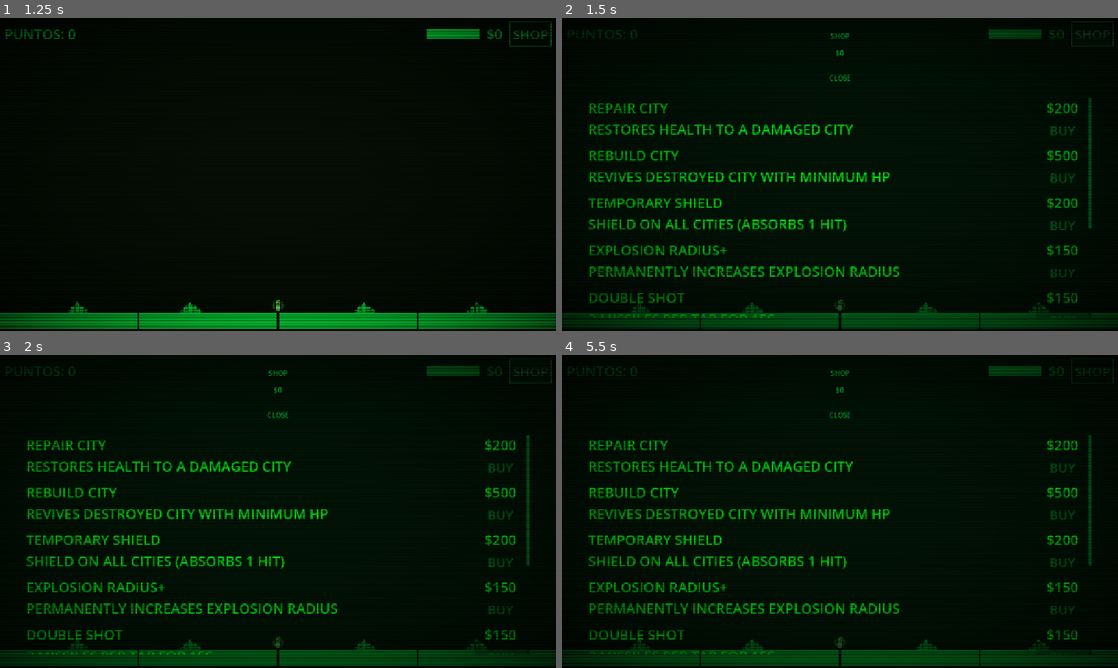
Above: before the commit, frames 1-4 (two rows, left to right).
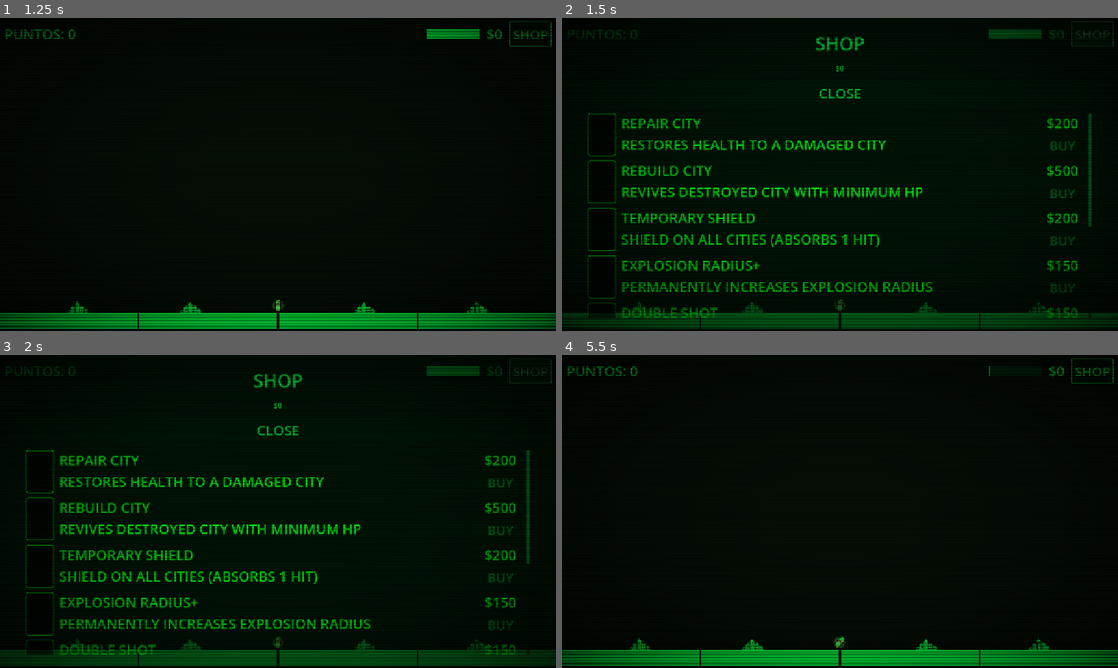
Above: after the commit, the same moments.

Repository: vpedrosa/programacion-dispositivos-moviles
Game: Godot game, scene res://scenes/screens/main_menu/main_menu.tscn
Two runs of this game, one before a commit and one after it. Both use one fixed random seed, a clock stepped at 60 frames per second and the inputs below.
Inputs (mouse positions are in pixels of both pictures, inside the frame that each line leads up to):
- Up to frame 1 (1.25 s): click "PLAY" at 0.5 s
- Up to frame 2 (1.5 s): click "SHOP" at 1.25 s
- Up to frame 3 (2 s): no input
- Up to frame 4 (5.5 s): click "SHOP" at 2 s; click "SHOP" at 2.75 s; move the mouse to (962, 495) at 3.52 s; click (962, 495) at 3.67 s; move the mouse to (728, 527) at 4.27 s; click (728, 527) at 4.42 s; move the mouse to (895, 442) at 5.02 s; click (895, 442) at 5.17 s

Frame 1 is identical in both runs. In frame 2, 12% of the frame differs, in the area x 4-96%, y 4-96%; in frame 3, 12%; in frame 4, 12%, in the area x 0-100%, y 1-100%.

Commit message:
feat #196 #197: iconos en botón HUD y objetos de la tienda
- Añade shop.png como icono del ShopButton en el HUD
- Añade icono enmarcado en cuadrado (Panel con borde Fallout) a cada
  objeto de la tienda: repair, rebuild, shield, radius, double, emp,
  cooldown, turret_speed

Closes #196
Closes #197

Diff:
--- a/city-defender/game/city-defender/scenes/ui/hud/hud.tscn
+++ b/city-defender/game/city-defender/scenes/ui/hud/hud.tscn
@@ -1,6 +1,7 @@
-[gd_scene load_steps=2 format=3]
+[gd_scene load_steps=3 format=3]
 
 [ext_resource type="Script" path="res://scenes/ui/hud/hud.gd" id="1_hud"]
+[ext_resource type="Texture2D" path="res://assets/sprites/shop/shop.png" id="2_shop_icon"]
 
 [node name="HUD" type="CanvasLayer"]
 layer = 5
@@ -44,6 +45,7 @@
 
 [node name="ShopButton" type="Button" parent="MarginContainer/HBox"]
 layout_mode = 2
+icon = ExtResource("2_shop_icon")
 text = "HUD_SHOP"
 
 [node name="CityBarsContainer" type="HBoxContainer" parent="."]
--- a/city-defender/game/city-defender/scenes/ui/shop/shop.gd
+++ b/city-defender/game/city-defender/scenes/ui/shop/shop.gd
@@ -12,6 +12,17 @@
 	"emp":           {"name": "PU_EMP_NAME",       "cost": 300, "desc": "PU_EMP_DESC"},
 	"cooldown_plus": {"name": "PU_COOLDOWN_NAME", "cost": 50, "desc": "PU_COOLDOWN_DESC"},
 	"turret_speed":  {"name": "PU_TURRET_SPEED_NAME", "cost": 60, "desc": "PU_TURRET_SPEED_DESC"},
+}
+
+const POWERUP_ICONS: Dictionary = {
+	"repair_city":  "res://assets/sprites/shop/repair.png",
+	"rebuild_city": "res://assets/sprites/shop/rebuild.png",
+	"shield":       "res://assets/sprites/shop/shield.png",
+	"radius_plus":  "res://assets/sprites/shop/radius.png",
+	"double_shot":  "res://assets/sprites/shop/double.png",
+	"emp":          "res://assets/sprites/shop/emp.png",
+	"cooldown_plus":"res://assets/sprites/shop/cooldown.png",
+	"turret_speed": "res://assets/sprites/shop/speed.png",
 }
 
 @onready var money_label: Label = $Panel/VBox/MoneyLabel
@@ -34,6 +45,25 @@
 		var row := HBoxContainer.new()
 		row.add_theme_constant_override("separation", 12)
 
+		# ── Icono enmarcado ──────────────────────────────────────────────────
+		var icon_frame := Panel.new()
+		icon_frame.custom_minimum_size = Vector2(64, 64)
+		var style := StyleBoxFlat.new()
+		style.bg_color = Color(0.0, 0.0, 0.0, 0.6)
+		style.border_color = Color(0.0, 0.9, 0.25, 1.0)
+		style.set_border_width_all(2)
+		style.set_corner_radius_all(4)
+		icon_frame.add_theme_stylebox_override("panel", style)
+
+		var icon_rect := TextureRect.new()
+		icon_rect.set_anchors_and_offsets_preset(Control.PRESET_FULL_RECT, Control.PRESET_MODE_MINSIZE, 6)
+		icon_rect.stretch_mode = TextureRect.STRETCH_KEEP_ASPECT_CENTERED
+		icon_rect.expand_mode = TextureRect.EXPAND_FIT_WIDTH_PROPORTIONAL
+		if POWERUP_ICONS.has(powerup_id):
+			icon_rect.texture = load(POWERUP_ICONS[powerup_id])
+		icon_frame.add_child(icon_rect)
+
+		# ── Info ─────────────────────────────────────────────────────────────
 		var info_box := VBoxContainer.new()
 		info_box.size_flags_horizontal = Control.SIZE_EXPAND_FILL
 
@@ -42,8 +72,9 @@
 
 		var desc_label := Label.new()
 		desc_label.text = tr(data["desc"])
-		desc_label.add_theme_font_size_override("font_size", 18)
+		desc_label.add_theme_font_size_override("font_size", 14)
 
+		# ── Precio y botón ───────────────────────────────────────────────────
 		var right_box := VBoxContainer.new()
 		right_box.custom_minimum_size = Vector2(120, 0)
 
@@ -60,6 +91,7 @@
 		info_box.add_child(desc_label)
 		right_box.add_child(price_label)
 		right_box.add_child(buy_btn)
+		row.add_child(icon_frame)
 		row.add_child(info_box)
 		row.add_child(right_box)
 		powerups_container.add_child(row)
--- a/city-defender/game/city-defender/scenes/ui/shop/shop.tscn
+++ b/city-defender/game/city-defender/scenes/ui/shop/shop.tscn
@@ -30,6 +30,7 @@
 layout_mode = 2
 text = "SHOP_TITLE"
 horizontal_alignment = 1
+theme_override_font_sizes/font_size = 42
 
 [node name="MoneyLabel" type="Label" parent="Panel/VBox"]
 layout_mode = 2
@@ -40,6 +41,7 @@
 layout_mode = 2
 custom_minimum_size = Vector2(0, 60)
 text = "SHOP_CLOSE"
+theme_override_font_sizes/font_size = 32
 
 [node name="ScrollContainer" type="ScrollContainer" parent="Panel/VBox"]
 layout_mode = 2
